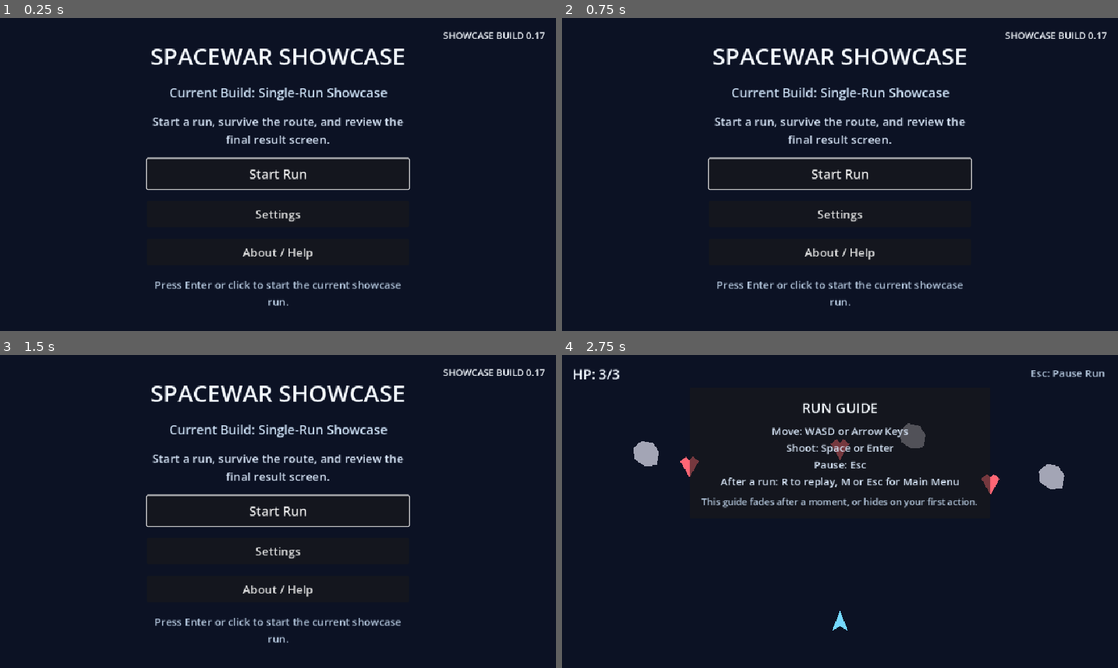
Above: before the commit, frames 1-4 (two rows, left to right).
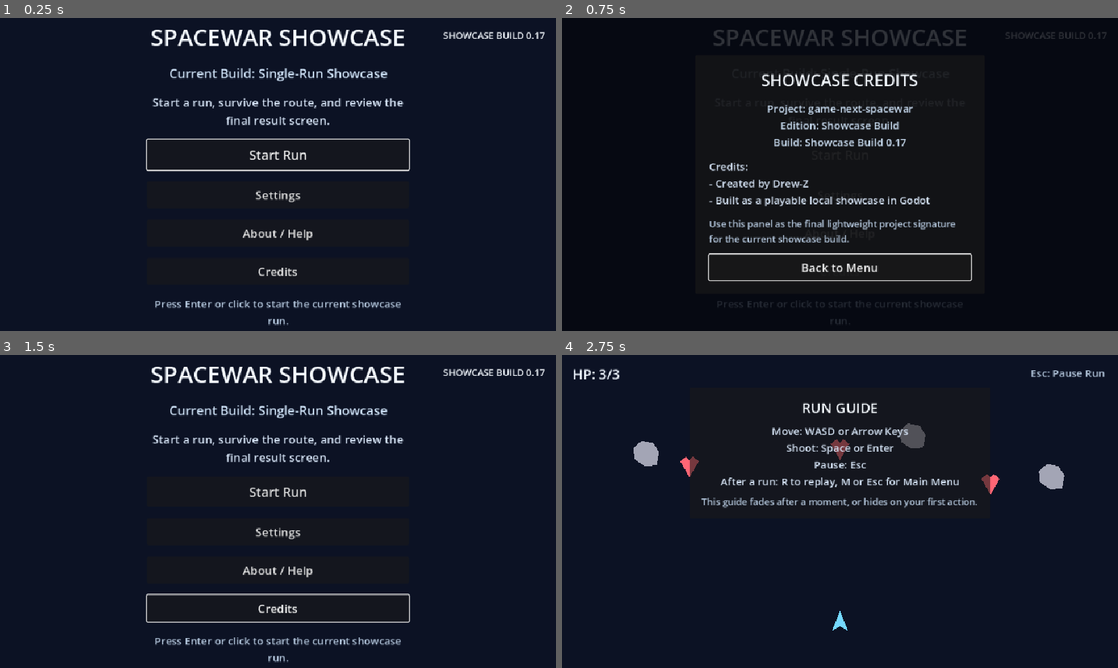
Above: after the commit, the same moments.

Repository: Drew-Z/game-next-spacewar
Game: Godot game, scene res://scenes/main_menu.tscn
Two runs of this game, one before a commit and one after it. Both use one fixed random seed, a clock stepped at 60 frames per second and the inputs below.
Inputs (mouse positions are in pixels of both pictures, inside the frame that each line leads up to):
- Up to frame 1 (0.25 s): no input
- Up to frame 2 (0.75 s): click (840, 271) at 0.5 s, where only the run after the commit has a clickable "Credits"
- Up to frame 3 (1.5 s): click (278, 605) at 1.25 s, where only the run after the commit has a clickable "Back to Menu"
- Up to frame 4 (2.75 s): click "Start Run" at 2 s

The runs differ from the first frame. In frame 1, 8.5% of the frame differs, in the area x 26-74%, y 3-99%; in frame 2, 9.8%, in the area x 26-98%, y 3-92%; in frame 3, 8.4%; in frame 4, nothing differs.

Commit message:
feat(menu): add credits entry and showcase credits panel

Diff:
--- a/scenes/main_menu.tscn
+++ b/scenes/main_menu.tscn
@@ -99,6 +99,12 @@
 theme_override_font_sizes/font_size = 20
 text = "About / Help"
 
+[node name="CreditsButton" type="Button" parent="MarginContainer/Content"]
+custom_minimum_size = Vector2(0, 46)
+layout_mode = 2
+theme_override_font_sizes/font_size = 20
+text = "Credits"
+
 [node name="Hint" type="Label" parent="MarginContainer/Content"]
 layout_mode = 2
 theme_override_colors/font_color = Color(0.701961, 0.776471, 0.862745, 1)
@@ -260,3 +266,74 @@
 layout_mode = 2
 theme_override_font_sizes/font_size = 20
 text = "Back to Menu"
+
+[node name="CreditsLayer" type="ColorRect" parent="."]
+visible = false
+layout_mode = 1
+anchors_preset = 15
+anchor_right = 1.0
+anchor_bottom = 1.0
+grow_horizontal = 2
+grow_vertical = 2
+mouse_filter = 1
+color = Color(0.0196078, 0.027451, 0.054902, 0.82)
+
+[node name="CreditsPanel" type="PanelContainer" parent="CreditsLayer"]
+layout_mode = 1
+anchors_preset = 8
+anchor_left = 0.5
+anchor_top = 0.5
+anchor_right = 0.5
+anchor_bottom = 0.5
+offset_left = -250.0
+offset_top = -180.0
+offset_right = 250.0
+offset_bottom = 180.0
+grow_horizontal = 2
+grow_vertical = 2
+
+[node name="MarginContainer" type="MarginContainer" parent="CreditsLayer/CreditsPanel"]
+layout_mode = 2
+theme_override_constants/margin_left = 24
+theme_override_constants/margin_top = 24
+theme_override_constants/margin_right = 24
+theme_override_constants/margin_bottom = 24
+
+[node name="Content" type="VBoxContainer" parent="CreditsLayer/CreditsPanel/MarginContainer"]
+layout_mode = 2
+theme_override_constants/separation = 16
+
+[node name="Title" type="Label" parent="CreditsLayer/CreditsPanel/MarginContainer/Content"]
+layout_mode = 2
+theme_override_colors/font_color = Color(0.960784, 0.980392, 1, 1)
+theme_override_font_sizes/font_size = 28
+text = "SHOWCASE CREDITS"
+horizontal_alignment = 1
+
+[node name="Description" type="Label" parent="CreditsLayer/CreditsPanel/MarginContainer/Content"]
+layout_mode = 2
+theme_override_colors/font_color = Color(0.807843, 0.886275, 0.968627, 1)
+theme_override_font_sizes/font_size = 18
+text = "Project: game-next-spacewar\nEdition: Showcase Build\nBuild: Showcase Build 0.17"
+horizontal_alignment = 1
+autowrap_mode = 3
+
+[node name="Credits" type="Label" parent="CreditsLayer/CreditsPanel/MarginContainer/Content"]
+layout_mode = 2
+theme_override_colors/font_color = Color(0.835294, 0.890196, 0.960784, 1)
+theme_override_font_sizes/font_size = 18
+text = "Credits:\n- Created by Drew-Z\n- Built as a playable local showcase in Godot"
+autowrap_mode = 3
+
+[node name="Note" type="Label" parent="CreditsLayer/CreditsPanel/MarginContainer/Content"]
+layout_mode = 2
+theme_override_colors/font_color = Color(0.701961, 0.776471, 0.862745, 1)
+theme_override_font_sizes/font_size = 16
+text = "Use this panel as the final lightweight project signature for the current showcase build."
+autowrap_mode = 3
+
+[node name="BackButton" type="Button" parent="CreditsLayer/CreditsPanel/MarginContainer/Content"]
+custom_minimum_size = Vector2(0, 44)
+layout_mode = 2
+theme_override_font_sizes/font_size = 20
+text = "Back to Menu"
--- a/scripts/main_menu.gd
+++ b/scripts/main_menu.gd
@@ -5,12 +5,15 @@
 @onready var start_button := $MarginContainer/Content/StartButton as Button
 @onready var settings_button := $MarginContainer/Content/SettingsButton as Button
 @onready var help_button := $MarginContainer/Content/HelpButton as Button
+@onready var credits_button := $MarginContainer/Content/CreditsButton as Button
 @onready var settings_layer := $SettingsLayer as ColorRect
 @onready var volume_slider := $SettingsLayer/SettingsPanel/MarginContainer/Content/VolumeSlider as HSlider
 @onready var volume_value_label := $SettingsLayer/SettingsPanel/MarginContainer/Content/VolumeValue as Label
 @onready var settings_back_button := $SettingsLayer/SettingsPanel/MarginContainer/Content/BackButton as Button
 @onready var help_layer := $HelpLayer as ColorRect
 @onready var help_back_button := $HelpLayer/HelpPanel/MarginContainer/Content/BackButton as Button
+@onready var credits_layer := $CreditsLayer as ColorRect
+@onready var credits_back_button := $CreditsLayer/CreditsPanel/MarginContainer/Content/BackButton as Button
 
 
 func _ready() -> void:
@@ -18,8 +21,10 @@
 	start_button.pressed.connect(_on_start_button_pressed)
 	settings_button.pressed.connect(_on_settings_button_pressed)
 	help_button.pressed.connect(_on_help_button_pressed)
+	credits_button.pressed.connect(_on_credits_button_pressed)
 	settings_back_button.pressed.connect(_on_settings_back_button_pressed)
 	help_back_button.pressed.connect(_on_help_back_button_pressed)
+	credits_back_button.pressed.connect(_on_credits_back_button_pressed)
 	volume_slider.value_changed.connect(_on_volume_slider_value_changed)
 	_sync_volume_slider()
 
@@ -38,6 +43,11 @@
 	help_back_button.grab_focus()
 
 
+func _on_credits_button_pressed() -> void:
+	credits_layer.visible = true
+	credits_back_button.grab_focus()
+
+
 func _on_settings_back_button_pressed() -> void:
 	settings_layer.visible = false
 	settings_button.grab_focus()
@@ -46,6 +56,11 @@
 func _on_help_back_button_pressed() -> void:
 	help_layer.visible = false
 	help_button.grab_focus()
+
+
+func _on_credits_back_button_pressed() -> void:
+	credits_layer.visible = false
+	credits_button.grab_focus()
 
 
 func _on_volume_slider_value_changed(value: float) -> void:
Not shown, changed: README.md
Not shown, changed: docs/roadmap.md
Not shown, changed: docs/task-board.md
Not shown, changed: docs/test-checklist.md
